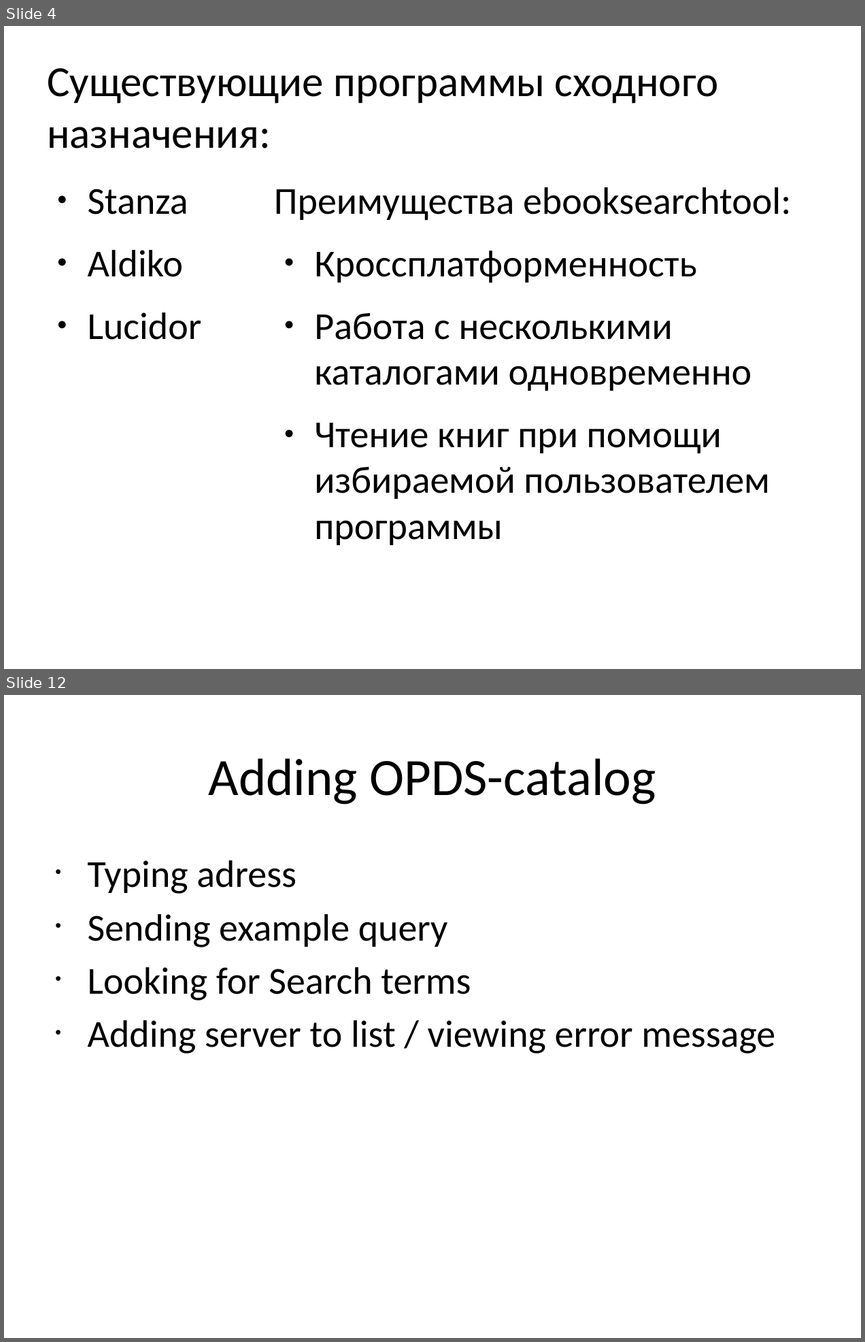
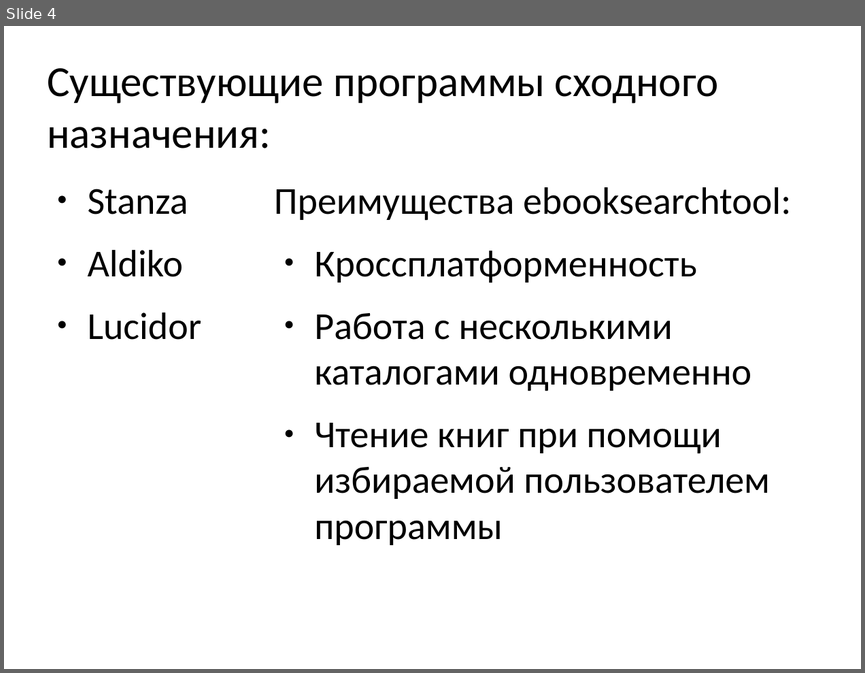
Before and after one commit to kropp/ebooksearchtool, a slide deck: client-java/Presentation.odp. Shown one above the other, each under a label of ours: slides 4 and 12 before the commit, slide 4 after it; the slides between them are not shown. The pictures are 865x1342 and 865x673 pixels, drawn with LibreOffice and Linux fonts; fonts in the diff are those of the drawing. Boxes give left, top, right and bottom in pixels: in the first picture for what was removed or moved away, otherwise in the second. Text is boxed around its words. In the diff, an @@ line names an element or a change of style, - is before the commit and + after.

```diff
--- a/client-java/Presentation.odp
+++ b/client-java/Presentation.odp
@@ slide 12 removed at bbox=[4, 695, 861, 1338], background #FFFFFF @@
@@ title removed at bbox=[209, 758, 655, 804] @@
-Adding OPDS-catalog
@@ text removed at bbox=[88, 860, 775, 1053] @@
-• Typing adress
-• Sending example query
-• Looking for Search terms
-• Adding server to list / viewing error message
```
Also in this commit, not shown: 6 slides added, 7 other slides removed.
